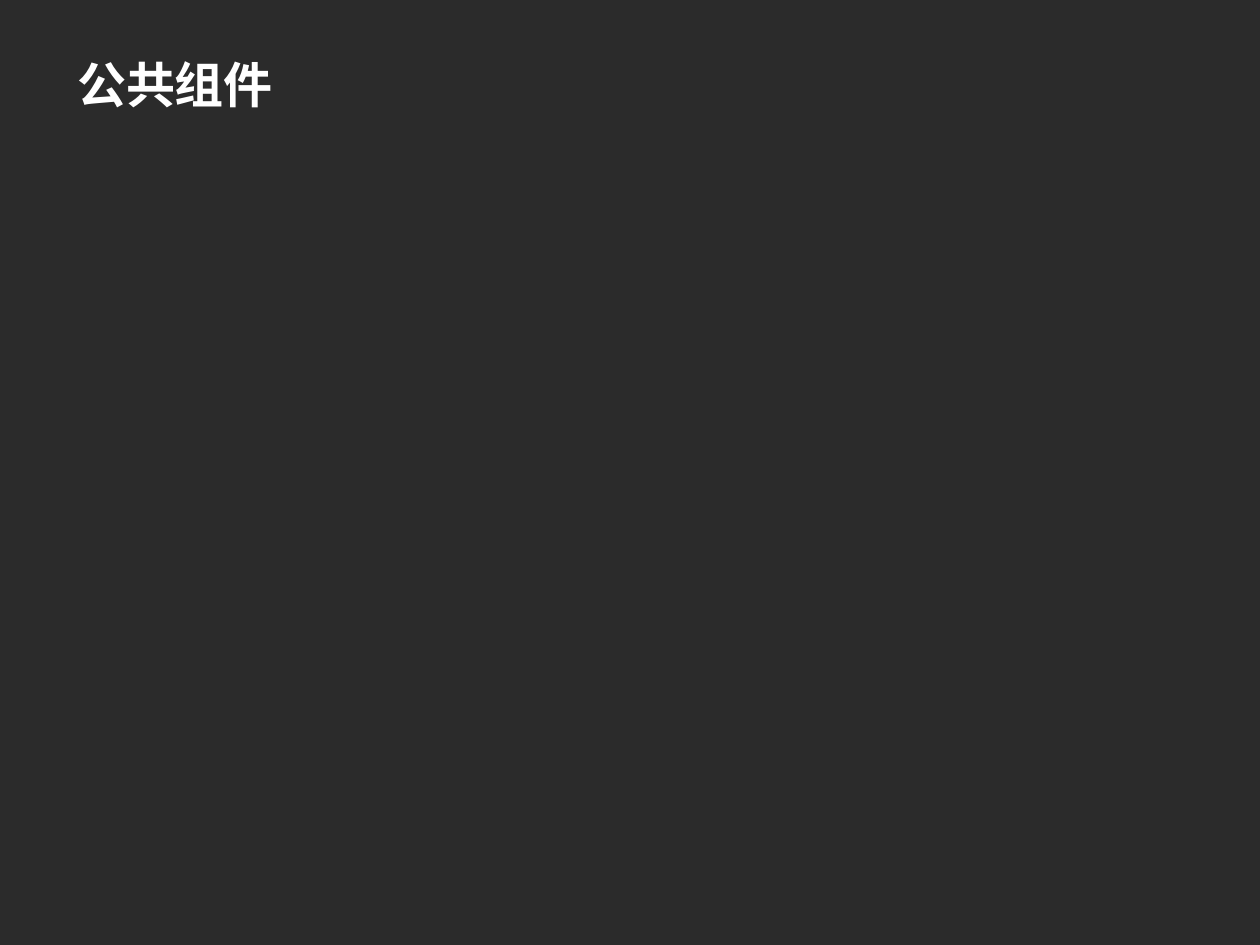
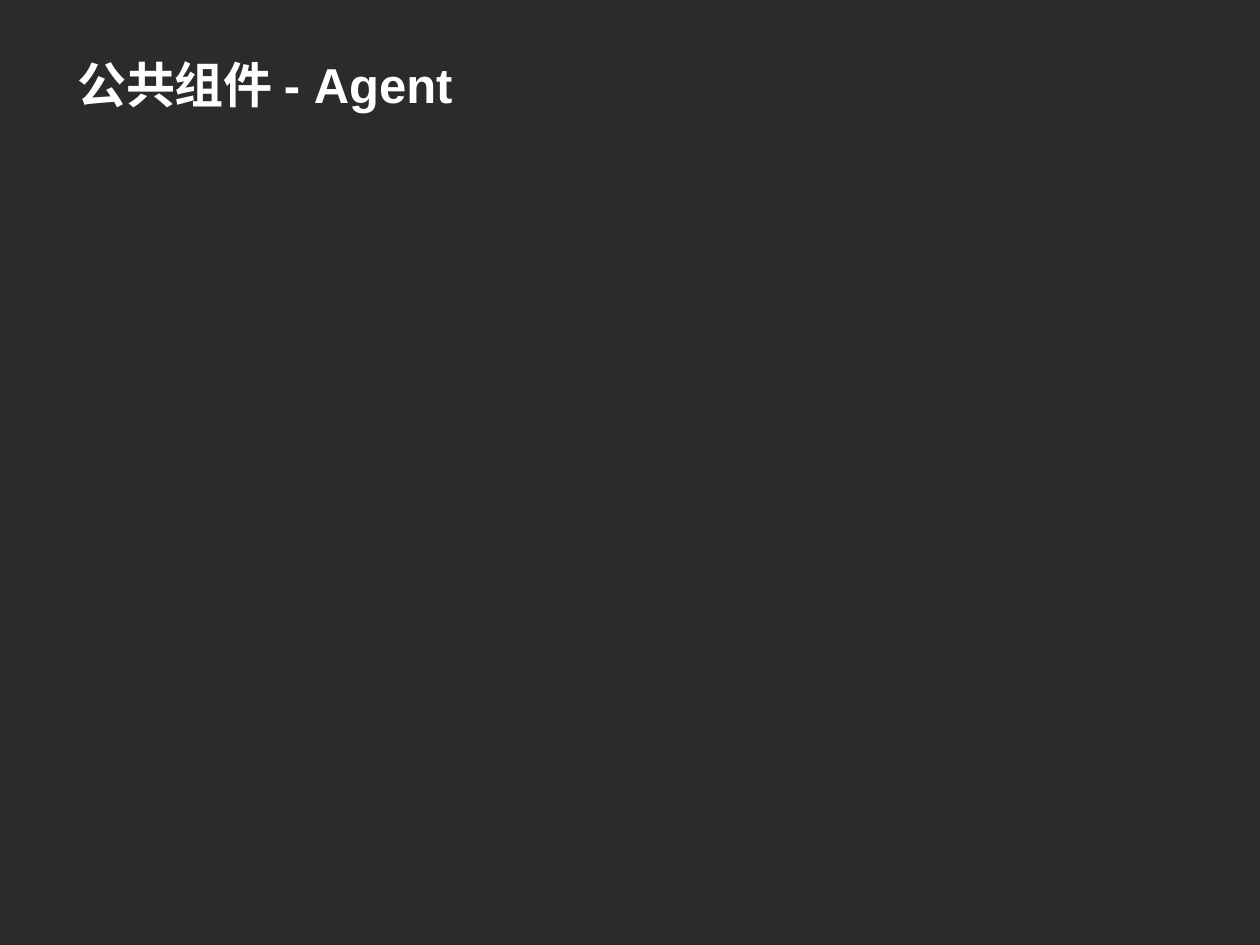
Before and after one commit to machicao2013/mooon, a slide deck: slide 11 of distributed_platform/docs/mooon.ppt (slide 8 before the commit). Drawn at 1260x945 pixels with LibreOffice and Linux fonts; fonts in the diff are those of the drawing; background and template pictures are left out; a plain dark background stands for a picture behind light text. Boxes give left, top, right and bottom in pixels: in the first picture for what was removed or moved away, otherwise in the second. Text is boxed around its words. In the diff, an @@ line names an element or a change of style, - is before the commit and + after.

```diff
--- a/distributed_platform/docs/mooon.ppt
+++ b/distributed_platform/docs/mooon.ppt
@@ title at <box>77,61,453,114</box>: text changed @@
-公共组件
+公共组件 - Agent
```
Also in this commit, not shown: 5 other slides changed, 5 slides added.
